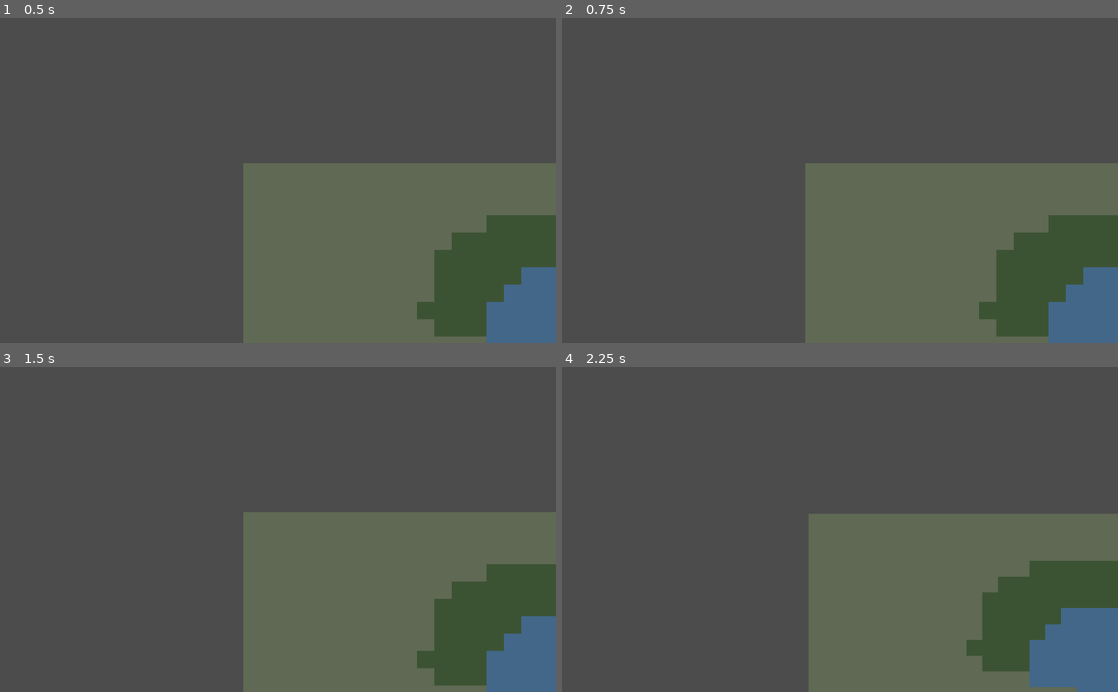
Above: before the commit, frames 1-4 (two rows, left to right).
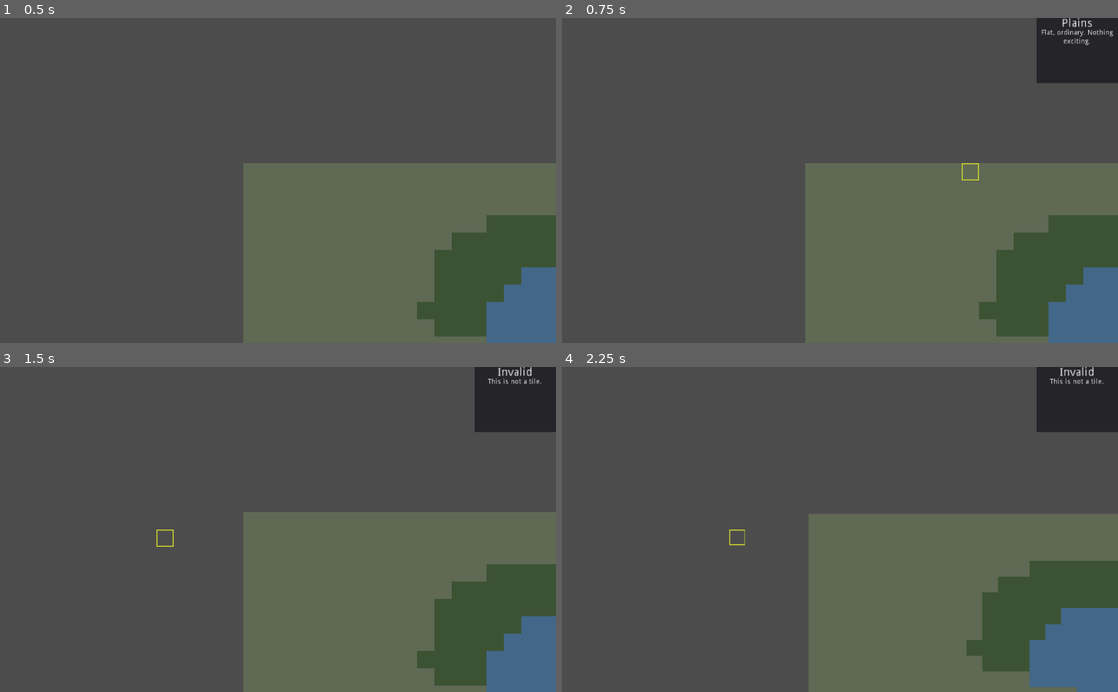
Above: after the commit, the same moments.

Repository: Nore5515/literate-barnacle
Game: Godot game, scene res://Scenes/Main.tscn
Same seed, same stepped clock (60 frames per second), same inputs: the game is played once before the commit and once after it.
Inputs (mouse positions are in pixels of both pictures, inside the frame that each line leads up to):
- Up to frame 1 (0.5 s): no input
- Up to frame 2 (0.75 s): tap Enter at 0.5 s; move the mouse to (962, 164) at 0.52 s; press the mouse at (962, 164) at 0.53 s
- Up to frame 3 (1.5 s): tap Space at 1.25 s; move the mouse to (166, 545) at 1.27 s; release the mouse at (166, 545) at 1.28 s; click (166, 545) at 1.35 s
- Up to frame 4 (2.25 s): tap Enter at 2 s; move the mouse to (895, 458) at 2.02 s; hold Mouse wheel down (mwheelDown) from 2.03 s (still down)

Frame 1 is identical in both runs. In frame 2, 2.9% of the frame differs, in the area x 71-100%, y 0-50%; in frame 3, 2.9%, in the area x 28-100%, y 0-56%; in frame 4, 2.9%.

Commit message:
Basic Topdown Grid Complete
Satisfying top down grid controls, suitable for a protoype.

Diff:
--- /dev/null
+++ b/Scenes/CanvasLayer.gd
@@ -0,0 +1,11 @@
+extends CanvasLayer
+
+
+
+
+
+func updateDetails(title, desc):
+	if $DetailPanel.visible == false:
+		$DetailPanel.visible = true
+	$DetailPanel/TileName.text = title
+	$DetailPanel/TileDetails.text = desc
--- a/Scenes/Grid.gd
+++ b/Scenes/Grid.gd
@@ -1,16 +1,19 @@
 extends TileMap
 
 
-# Declare member variables here. Examples:
-# var a = 2
-# var b = "text"
 
 
-# Called when the node enters the scene tree for the first time.
-func _ready():
-	pass # Replace with function body.
 
 
-# Called every frame. 'delta' is the elapsed time since the previous frame.
-#func _process(delta):
-#	pass
+func getTileAtPos(pos):
+	var gridLoc = world_to_map(pos)
+
+	return get_cellv(gridLoc)
+
+
+func placeHighlightAtPos(pos):
+	var highlight = get_parent().get_node("Highlight")
+	if highlight.visible == false:
+		highlight.visible = true
+	var gridLoc = world_to_map(pos)
+	highlight.global_position = map_to_world(gridLoc)
--- /dev/null
+++ b/Scenes/Main.gd
@@ -0,0 +1,21 @@
+extends Node2D
+
+
+
+
+func _input(event):
+	if event.is_action_pressed("click"):
+		var response = $Grid.getTileAtPos(get_global_mouse_position())
+		if response == 0:
+			$CanvasLayer.updateDetails("Plains", "Flat, ordinary. Nothing exciting.")
+		elif response == 1:
+			$CanvasLayer.updateDetails("Water", "Impassable by non-fliers. Wet.")
+		elif response == 2:
+			$CanvasLayer.updateDetails("Woods", "Slowing to non-fliers. Woody.")
+		else:
+			$CanvasLayer.updateDetails("Invalid", "This is not a tile.")
+		$Grid.placeHighlightAtPos(get_global_mouse_position())
+
+	if event.is_action_pressed("esc"):
+		$CanvasLayer/DetailPanel.visible = false
+		$Highlight.visible = false
--- a/Scenes/Main.tscn
+++ b/Scenes/Main.tscn
@@ -1,10 +1,13 @@
-[gd_scene load_steps=7 format=2]
+[gd_scene load_steps=10 format=2]
 
 [ext_resource path="res://Scenes/Grid.gd" type="Script" id=1]
 [ext_resource path="res://Assets/woods.png" type="Texture" id=2]
 [ext_resource path="res://Assets/plains.png" type="Texture" id=3]
 [ext_resource path="res://Assets/water.png" type="Texture" id=4]
 [ext_resource path="res://Scenes/MainCam.gd" type="Script" id=5]
+[ext_resource path="res://Scenes/Main.gd" type="Script" id=6]
+[ext_resource path="res://Scenes/CanvasLayer.gd" type="Script" id=7]
+[ext_resource path="res://Assets/Highlight.png" type="Texture" id=8]
 
 [sub_resource type="TileSet" id=1]
 0/name = "plains.png 0"
@@ -51,6 +54,7 @@
 2/z_index = 0
 
 [node name="Main" type="Node2D"]
+script = ExtResource( 6 )
 
 [node name="Grid" type="TileMap" parent="."]
 tile_set = SubResource( 1 )
@@ -63,3 +67,40 @@
 [node name="MainCam" type="Camera2D" parent="."]
 current = true
 script = ExtResource( 5 )
+
+[node name="CanvasLayer" type="CanvasLayer" parent="."]
+script = ExtResource( 7 )
+
+[node name="DetailPanel" type="Panel" parent="CanvasLayer"]
+visible = false
+anchor_left = 1.0
+anchor_right = 1.0
+margin_left = -150.035
+margin_right = -50.0354
+margin_bottom = 80.0
+rect_scale = Vector2( 1.5, 1.5 )
+__meta__ = {
+"_edit_use_anchors_": false
+}
+
+[node name="TileName" type="Label" parent="CanvasLayer/DetailPanel"]
+margin_right = 100.0
+margin_bottom = 14.0
+text = "TILE NAME"
+align = 1
+autowrap = true
+
+[node name="TileDetails" type="Label" parent="CanvasLayer/DetailPanel"]
+margin_top = 14.0
+margin_right = 159.0
+margin_bottom = 119.0
+rect_scale = Vector2( 0.625695, 0.625695 )
+text = "TILE DESC"
+align = 1
+autowrap = true
+
+[node name="Highlight" type="Sprite" parent="."]
+visible = false
+position = Vector2( 336.103, 107.685 )
+texture = ExtResource( 8 )
+centered = false
--- a/project.godot
+++ b/project.godot
@@ -41,6 +41,11 @@
 "events": [ Object(InputEventMouseButton,"resource_local_to_scene":false,"resource_name":"","device":0,"alt":false,"shi …(212 unchanged characters)…
  ]
 }
+esc={
+"deadzone": 0.5,
+"events": [ Object(InputEventKey,"resource_local_to_scene":false,"resource_name":"","device":0,"alt":false,"shift":false,"control":false,"meta":false,"command":false,"pressed":false,"scancode":16777217,"unicode":0,"echo":false,"script":null)
+ ]
+}
 
 [rendering]
 
Binary file added: Assets/Highlight.png
Not shown, added: Assets/Highlight.png.import
